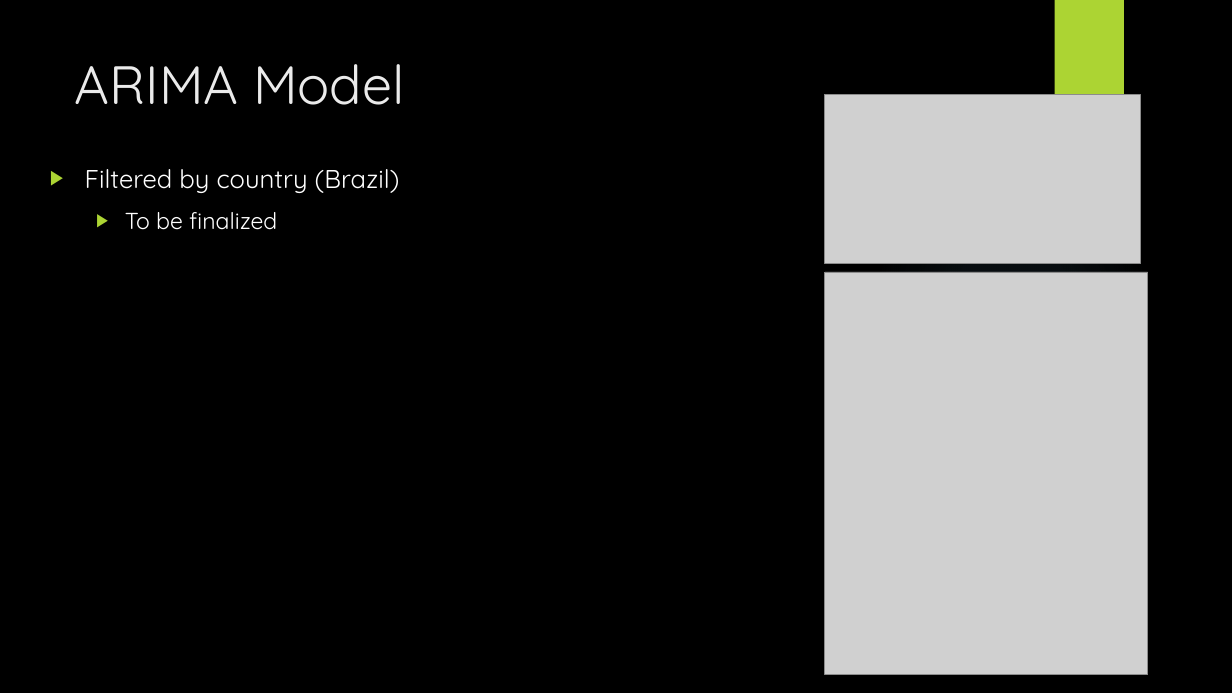
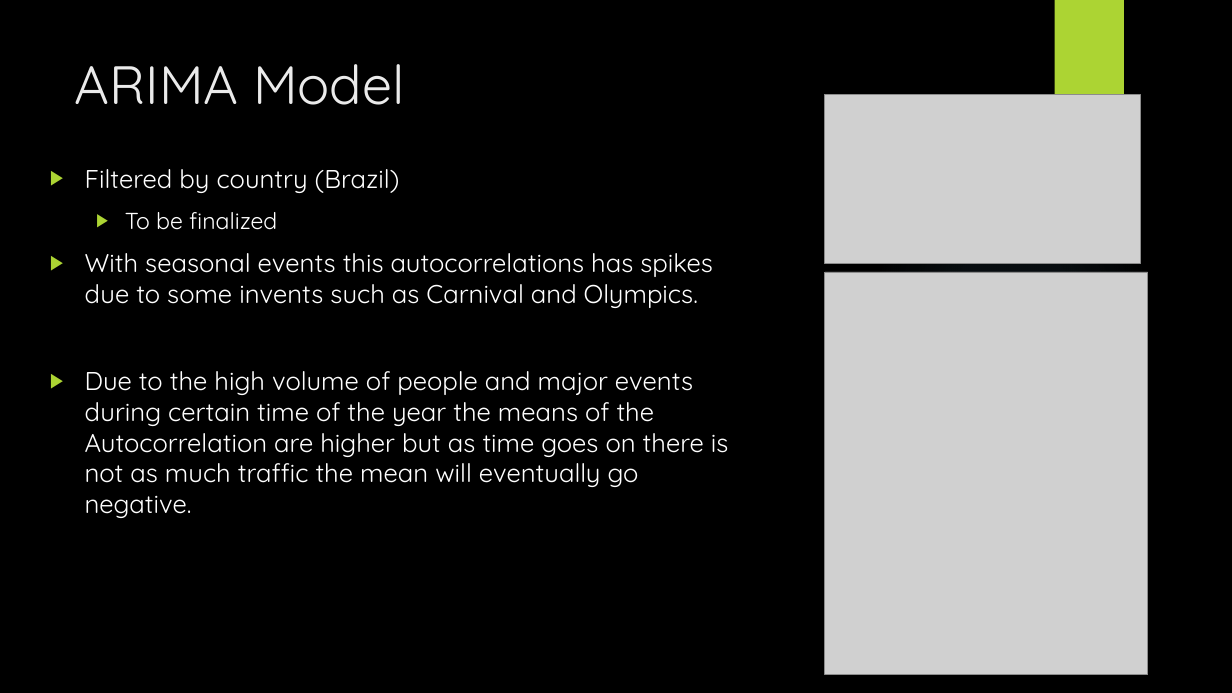
Before and after one commit to johnmyronmillar/HotelPricePredictor, a slide deck: slide 11 of Project_Presentation.pptx (slide 10 before the commit). Drawn at 1232x693 pixels with LibreOffice and Linux fonts; fonts in the diff are those of the drawing; grey boxes stand for pictures; background and template pictures are left out. Boxes give left, top, right and bottom in pixels: in the first picture for what was removed or moved away, otherwise in the second. Text is boxed around its words. In the diff, an @@ line names an element or a change of style, - is before the commit and + after.

Commit message:
updated model

```diff
--- a/Project_Presentation.pptx
+++ b/Project_Presentation.pptx
@@ text at box(85, 253, 729, 518): paragraphs added @@
+▶ With seasonal events this autocorrelations has spikes due to some invents such as Carnival and Olympics.
+▶ Due to the high volume of people and major events during certain time of the year the means of the Autocorrelation are higher but as time goes on there is not as much traffic the mean will eventually go negative.
```
Also in this commit, not shown: 3 other slides changed, 3 slides added, 2 slides removed, 6 other files.
